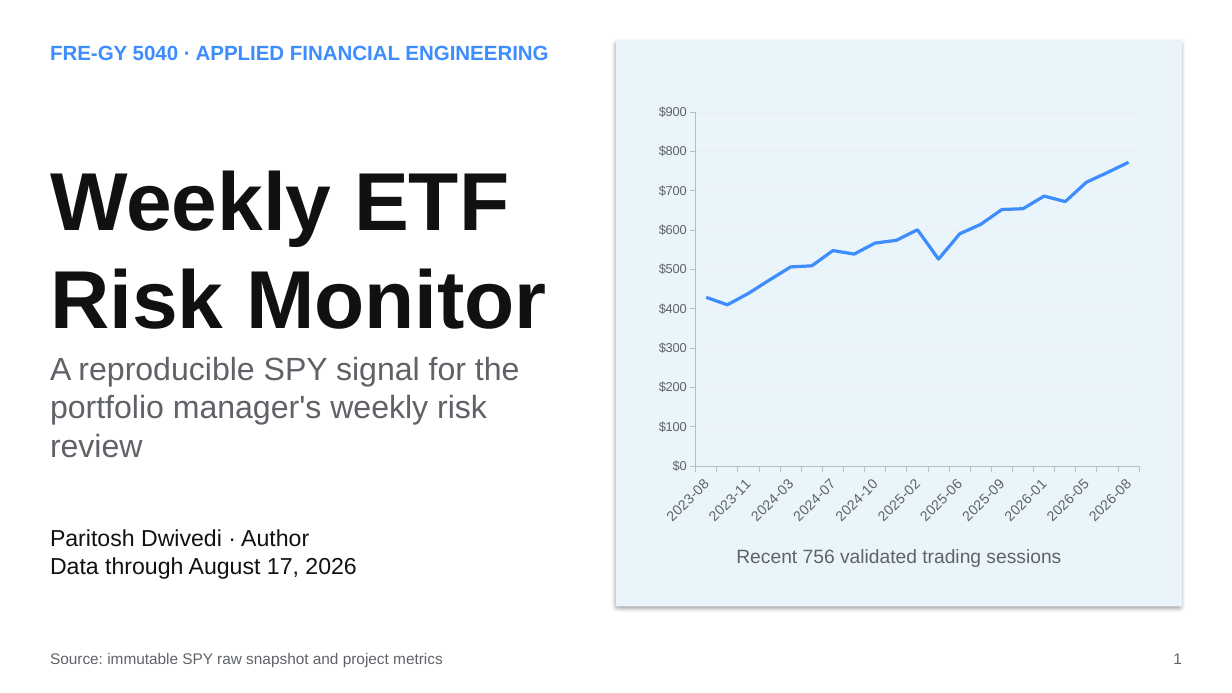
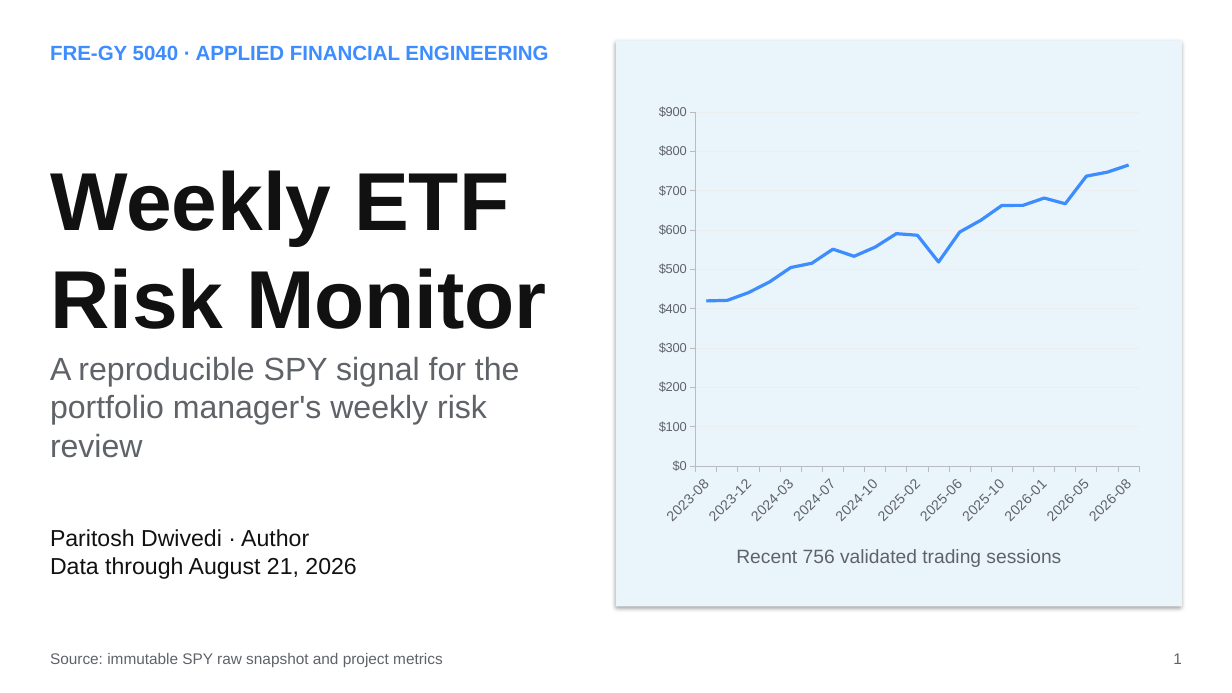
Before and after one commit to pdwi2020/bootcamp_paritosh_dwivedi, a slide deck: slide 1 of project/reports/stakeholder_presentation.pptx. Drawn at 1232x693 pixels with LibreOffice and Linux fonts; fonts in the diff are those of the drawing. Boxes give left, top, right and bottom in pixels: in the first picture for what was removed or moved away, otherwise in the second. Text is boxed around its words. In the diff, an @@ line names an element or a change of style, - is before the commit and + after.

```diff
--- a/project/reports/stakeholder_presentation.pptx
+++ b/project/reports/stakeholder_presentation.pptx
@@ line chart at [649, 96, 1150, 533] @@
-categories: 2023-08, 2023-10, 2023-11, 2024-01, 2024-03, 2024-05, 2024-07, 2024-09, 2024-10, 2024-12, 2025-02, 2025-04, 2025-06, 2025-08, 2025-09, 2025-11, 2026-01, 2026-03, 2026-05, 2026-06, 2026-08
+categories: 2023-08, 2023-10, 2023-12, 2024-01, 2024-03, 2024-05, 2024-07, 2024-09, 2024-10, 2024-12, 2025-02, 2025-04, 2025-06, 2025-08, 2025-10, 2025-11, 2026-01, 2026-03, 2026-05, 2026-07, 2026-08
-Series 1: 430, 410, 440, 470, 510, 510, 550, 540, 570, 570, 600, 530, 590, 610, 650, 650, 690, 670, 720, 750, 770
+Series 1: 420, 420, 440, 470, 510, 520, 550, 530, 560, 590, 590, 520, 600, 630, 660, 660, 680, 670, 740, 750, 770
@@ text at [50, 557, 356, 579]: text changed @@
-Data through August 17, 2026
+Data through August 21, 2026
```
Also in this commit, not shown: 5 other slides changed, 26 other files.
